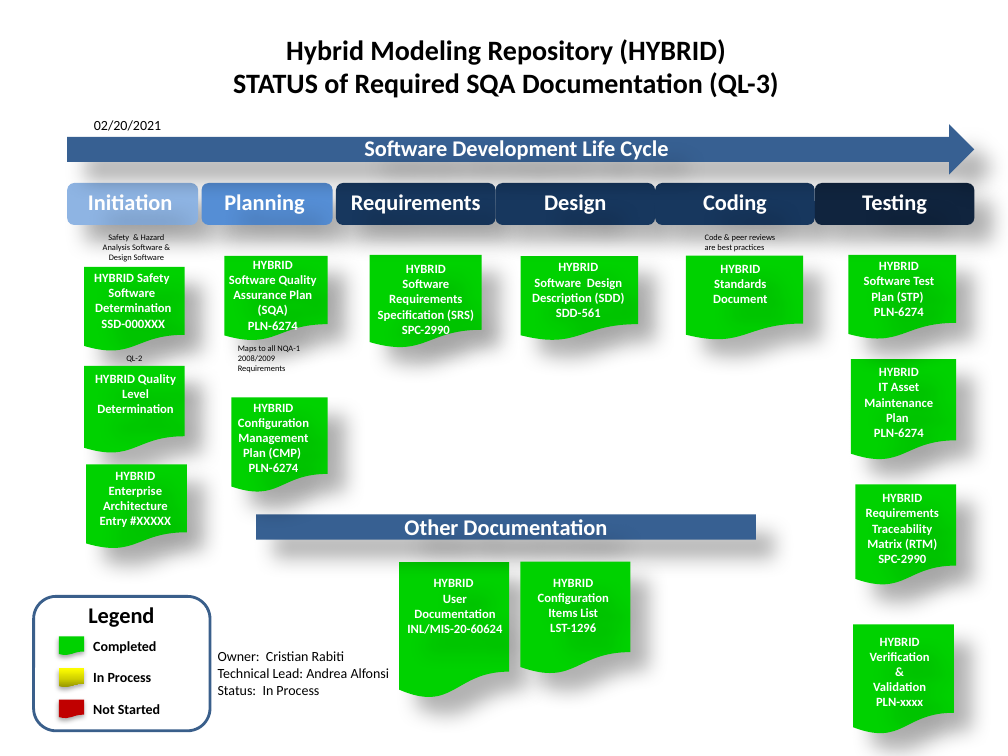
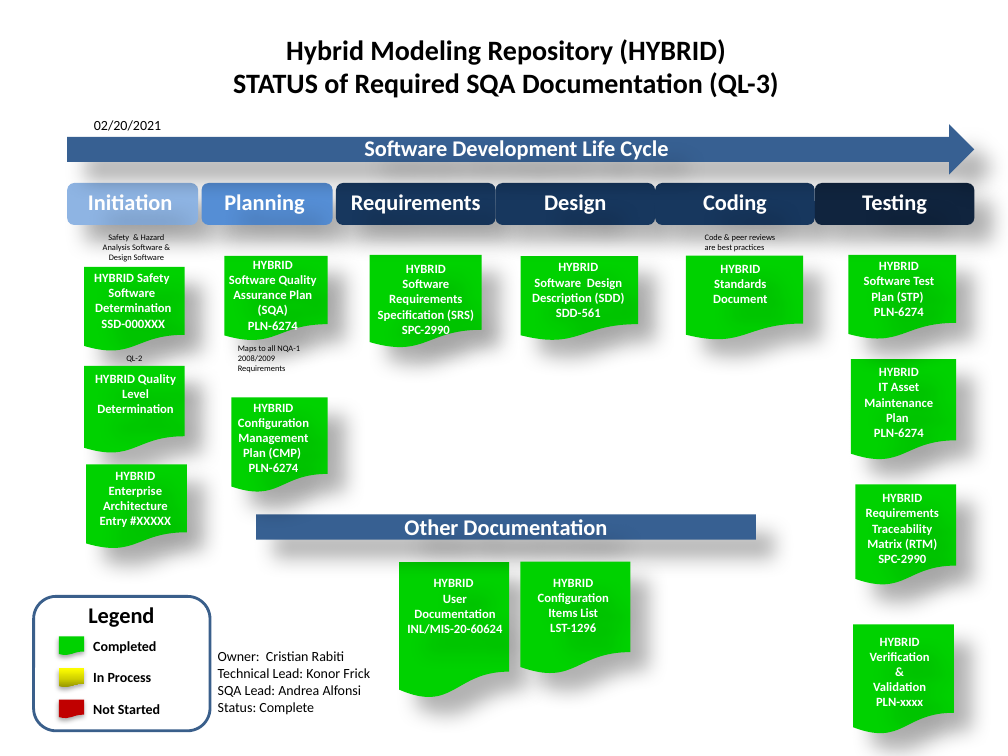
Before and after one commit to idaholab/HYBRID, a slide deck: slide 1 of doc/sqa/sqa_built_documents/HYBRID_SQA_Status_Dashboard.pptx. Drawn at 1008x756 pixels with LibreOffice and Linux fonts; fonts in the diff are those of the drawing. Boxes give left, top, right and bottom in pixels: in the first picture for what was removed or moved away, otherwise in the second. Text is boxed around its words. In the diff, an @@ line names an element or a change of style, - is before the commit and + after.

```diff
--- a/doc/sqa/sqa_built_documents/HYBRID_SQA_Status_Dashboard.pptx
+++ b/doc/sqa/sqa_built_documents/HYBRID_SQA_Status_Dashboard.pptx
@@ text at (x1=218, y1=668, x2=370, y2=715): text changed @@
-Technical Lead: Andrea Alfonsi
-Status: In Process
+Technical Lead: Konor Frick
+SQA Lead: Andrea Alfonsi
+Status: Complete
```
Also in this commit, not shown: 9 other files.
